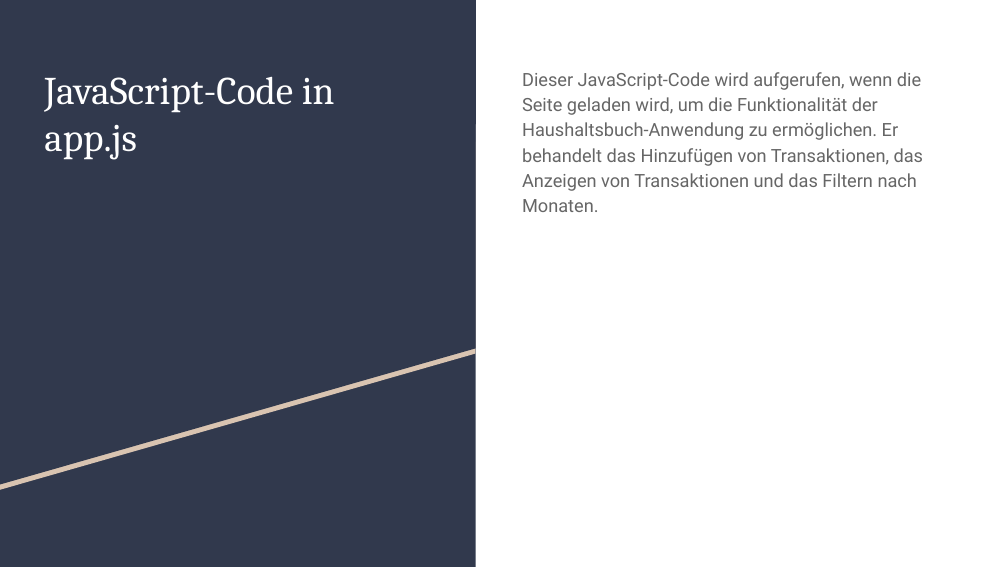
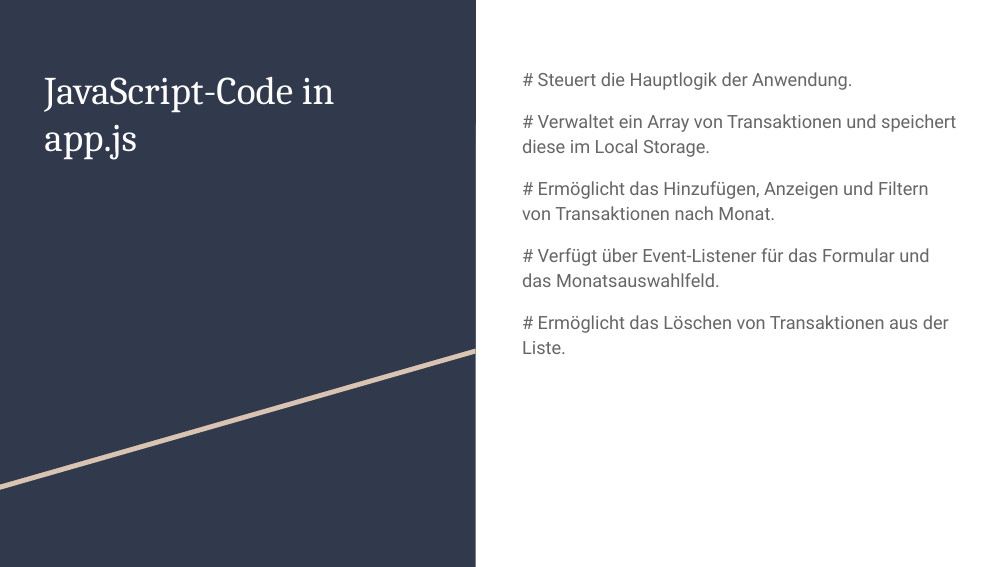
Before and after one commit to EduardMayer-IT/haushaltsbuch, a slide deck: slide 6 of Mayer Präsentation .pptx. Drawn at 1008x567 pixels with LibreOffice and Linux fonts; fonts in the diff are those of the drawing. Boxes give left, top, right and bottom in pixels: in the first picture for what was removed or moved away, otherwise in the second. Text is boxed around its words. In the diff, an @@ line names an element or a change of style, - is before the commit and + after.

```diff
--- a/Mayer Präsentation .pptx
+++ b/Mayer Präsentation .pptx
@@ text at (x1=522, y1=72, x2=956, y2=354): text changed @@
-Dieser JavaScript-Code wird aufgerufen, wenn die Seite geladen wird, um die Funktionalität der Haushaltsbuch-Anwendung zu ermöglichen. Er behandelt das Hinzufügen von Transaktionen, das Anzeigen von Transaktionen und das Filtern nach Monaten.
+# Steuert die Hauptlogik der Anwendung.
+# Verwaltet ein Array von Transaktionen und speichert diese im Local Storage.
+# Ermöglicht das Hinzufügen, Anzeigen und Filtern von Transaktionen nach Monat.
+# Verfügt über Event-Listener für das Formular und das Monatsauswahlfeld.
+# Ermöglicht das Löschen von Transaktionen aus der Liste.
```
Also in this commit, not shown: 7 other slides changed, 1 slide added, 1 slide removed, 2 other files.
